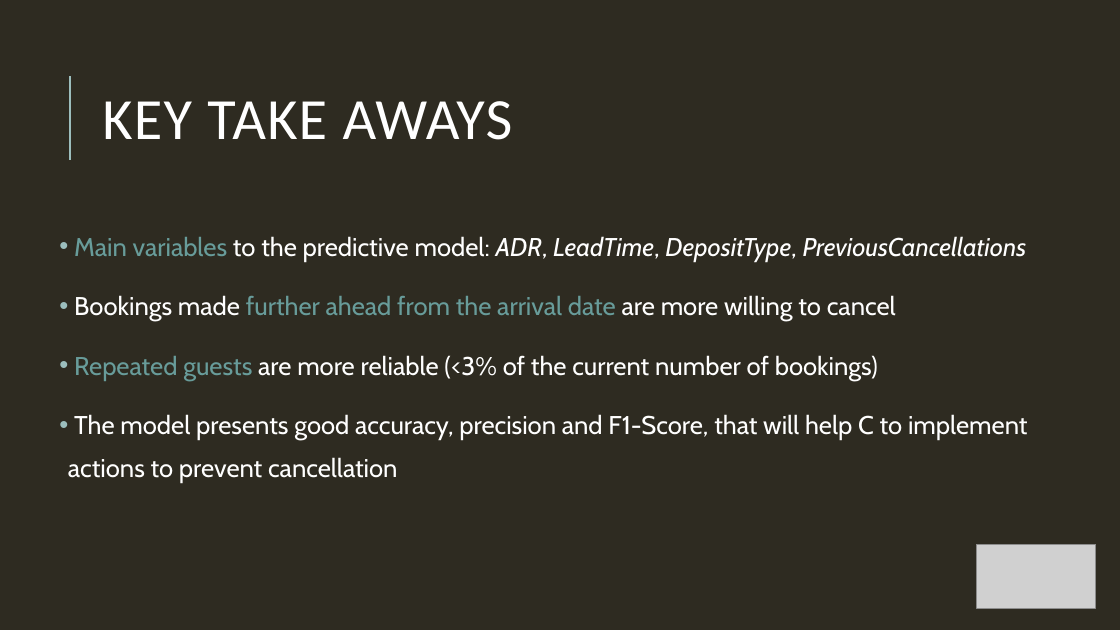
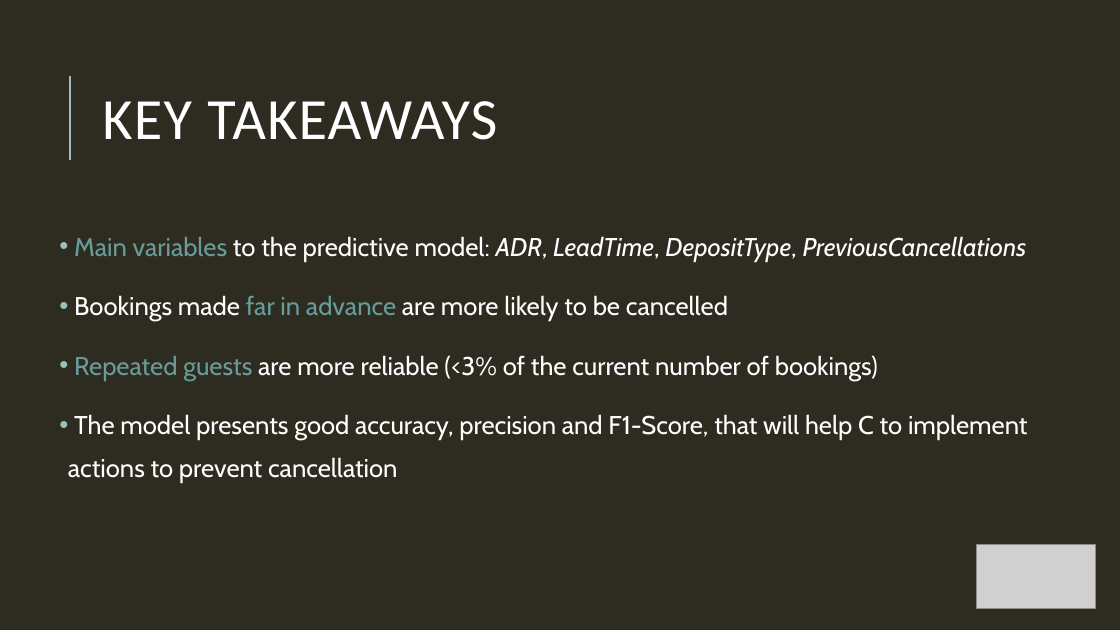
Before and after one commit to Debs86/Business_Cases_Projects, a slide deck: slide 6 of BC2/GroupD_BC2_Presentation.pptx. Drawn at 1120x630 pixels with LibreOffice and Linux fonts; fonts in the diff are those of the drawing; grey boxes stand for pictures. Boxes give left, top, right and bottom in pixels: in the first picture for what was removed or moved away, otherwise in the second. Text is boxed around its words. In the diff, an @@ line names an element or a change of style, - is before the commit and + after.

```diff
--- a/BC2/GroupD_BC2_Presentation.pptx
+++ b/BC2/GroupD_BC2_Presentation.pptx
@@ title at <box>102,101,497,140</box>: spaces changed @@
-KEY TAKE AWAYS
+KEY TAKEAWAYS
@@ text at <box>74,295,728,321</box>: text changed @@
-• Bookings made further ahead from the arrival date are more willing to cancel
+• Bookings made far in advance are more likely to be cancelled
```
Also in this commit, not shown: 1 other slide changed.
